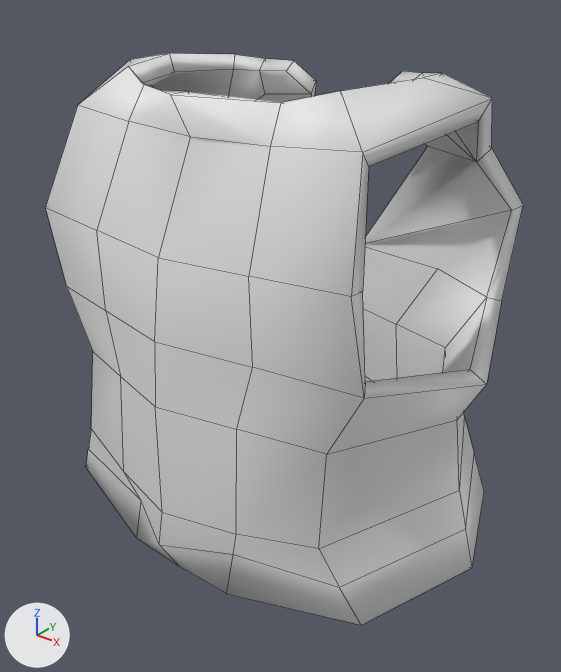
Two versions of the Blender file Assets/Models/PlayerClothing/Shirt/Vest00/vest00.blend, one commit apart.
Rendered twice from a 50 mm camera at (0.591, -0.738, 1.338) aimed at (0.018, -0.023, 0.894). The lights are fixed; the arrows at lower left show +X, +Y and +Z. Mesh edges are drawn as thin lines.

The first picture shows 'Player00'.
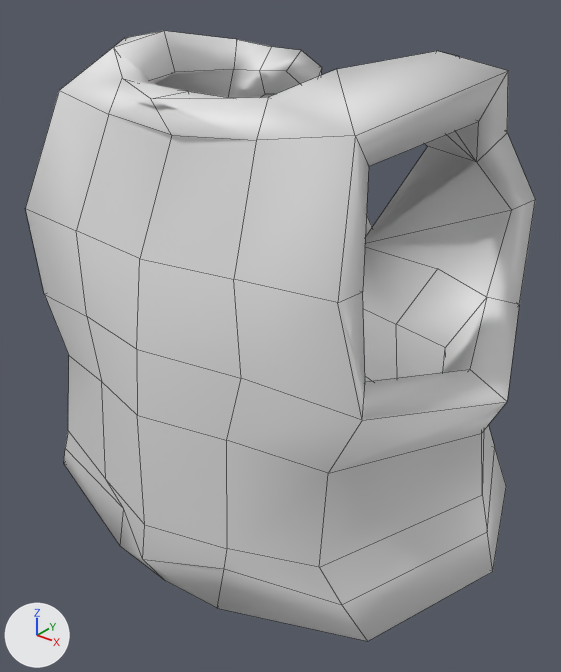
Location of each change, [x1, y1, x2, y2] in pixels of the pictures (561 x 672 px):
'Player00', modifiers changed (7% wider, 7% taller)
    before: [46, 53, 523, 625]
    after: [26, 31, 535, 641]

What changed in the scene script:
```text
Change ob_player00:
    where _m = ob_player00.modifiers.new('Solidify', 'SOLIDIFY')
    _m.thickness: 0.025 -> 0.05
    where _m = ob_player00.modifiers.new('Solidify', 'SOLIDIFY')
    remove _m.material_offset = 6
    remove _m.material_offset_rim = 6
    remove _m.use_flip_normals = True
    add _m.use_even_offset = True
```
